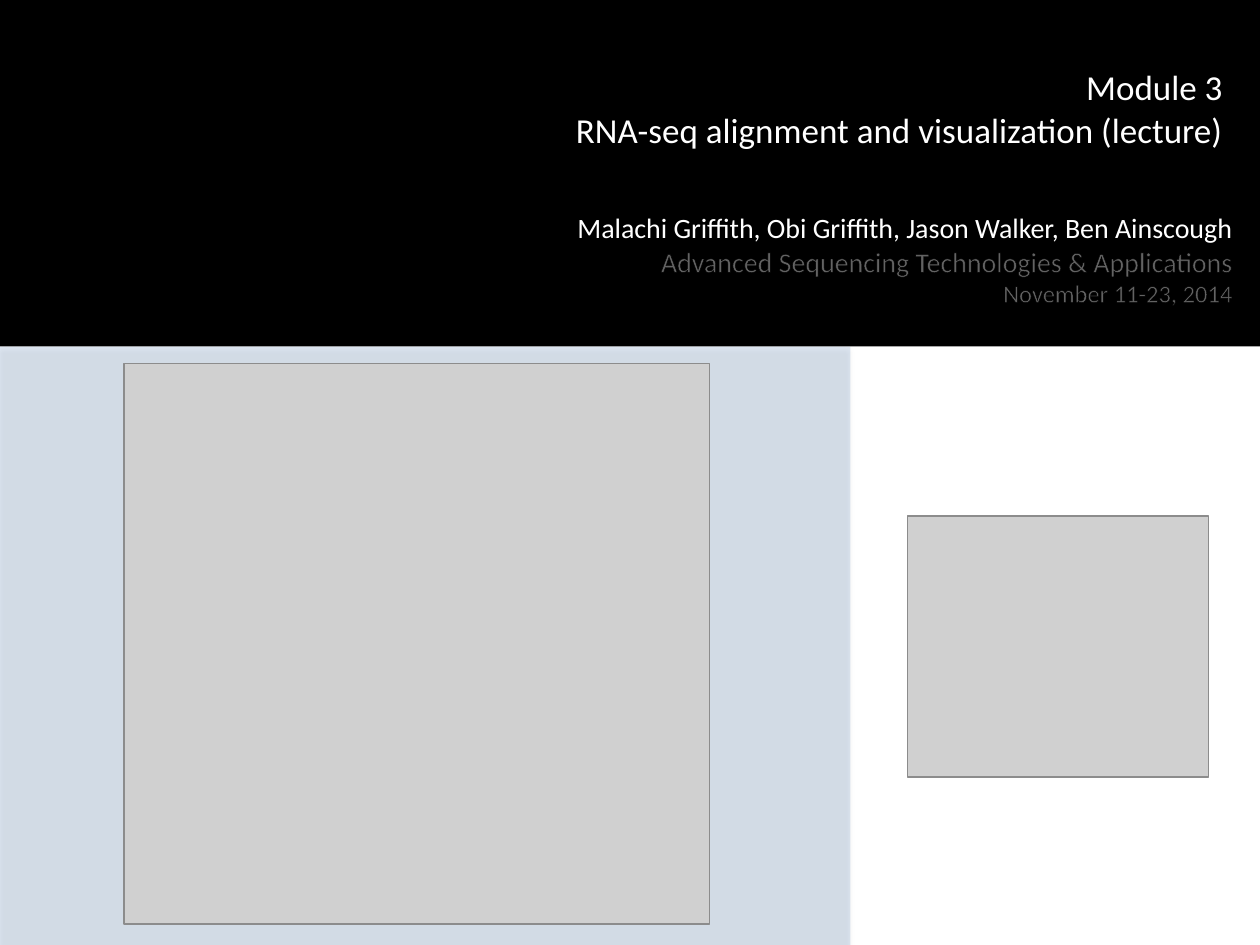
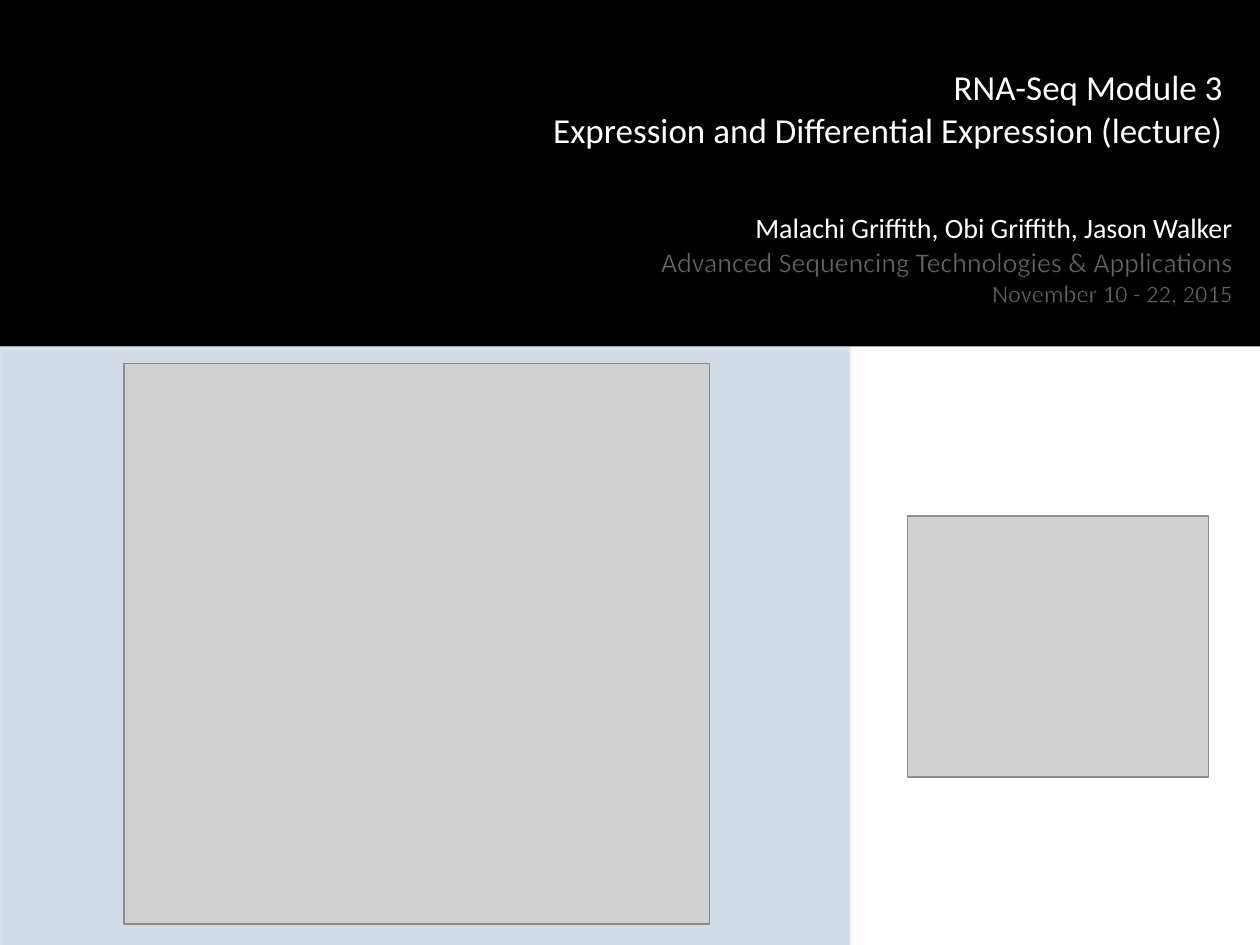
Before and after one commit to griffithlab/rnaseq_tutorial_wiki, a slide deck: slide 2 of LectureFiles/cshl/2015/RNASeq_Module3_Lecture.pptx. Drawn at 1260x945 pixels with LibreOffice and Linux fonts; fonts in the diff are those of the drawing; grey boxes stand for pictures; background and template pictures are left out. Boxes give left, top, right and bottom in pixels: in the first picture for what was removed or moved away, otherwise in the second. Text is boxed around its words. In the diff, an @@ line names an element or a change of style, - is before the commit and + after.

Commit message:
Replace the modules with up to date CBW 2015 versions with CSHL 2015 template and module numbers.

```diff
--- a/LectureFiles/cshl/2015/RNASeq_Module3_Lecture.pptx
+++ b/LectureFiles/cshl/2015/RNASeq_Module3_Lecture.pptx
@@ text at [553, 75, 1223, 149]: text changed @@
-Module 3
-RNA-seq alignment and visualization (lecture)
+RNA-Seq Module 3
+Expression and Differential Expression (lecture)
@@ text at [755, 218, 1232, 242]: text changed @@
-Malachi Griffith, Obi Griffith, Jason Walker, Ben Ainscough
+Malachi Griffith, Obi Griffith, Jason Walker
@@ text at [992, 285, 1233, 304]: text changed @@
-November 11-23, 2014
+November 10 - 22, 2015
```
Also in this commit, not shown: 2 other slides changed, 15 slides added, 21 slides removed, 13 other files.
